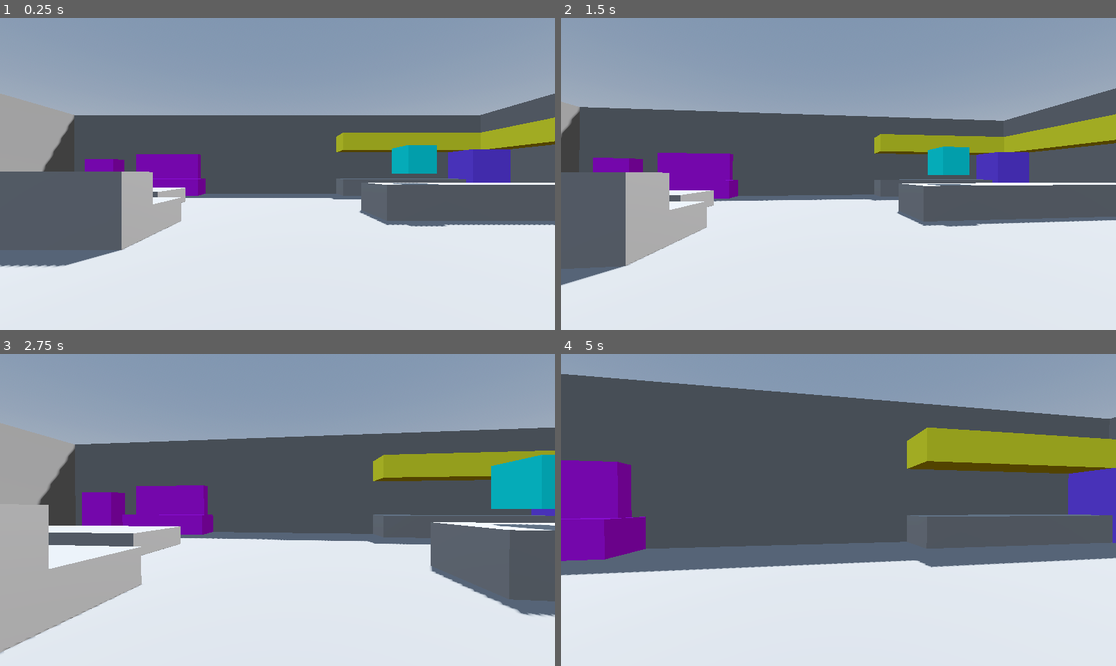
Above: before the commit, frames 1-4 (two rows, left to right).
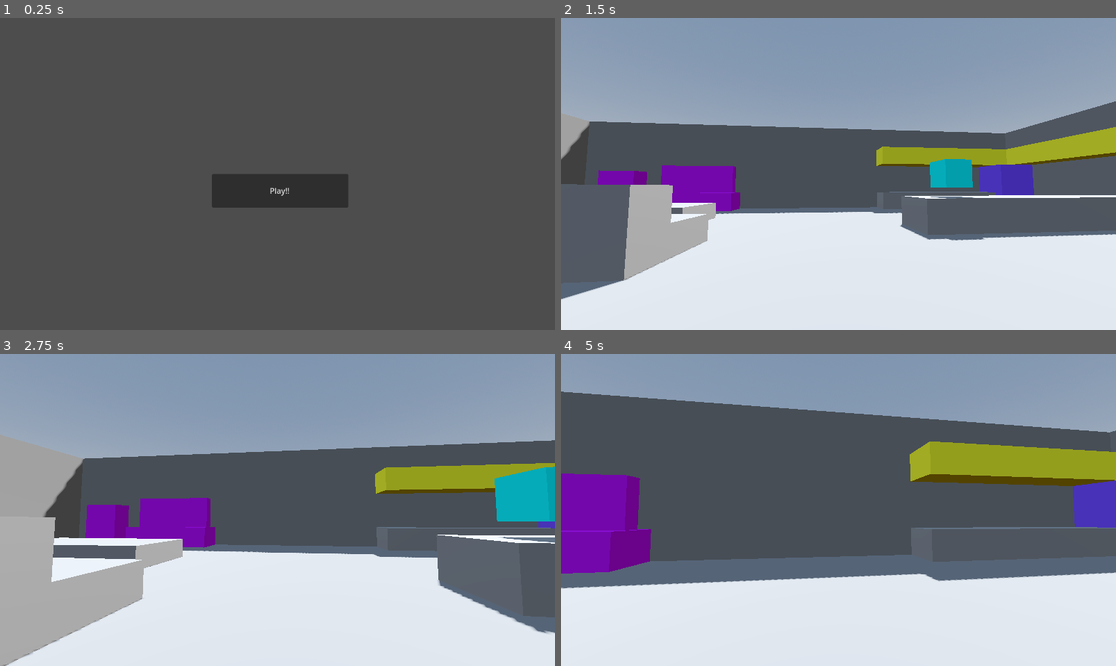
Above: after the commit, the same moments.

Repository: viamill/spooky-jam-2025
Game: Godot game, scene res://src/main_menu.tscn
The game is run twice, just before and just after one commit, with the same random seed, the same clock (stepped at 60 frames per second) and the same inputs. Before the commit the project starts from res://src/game.tscn.
Inputs (mouse positions are in pixels of both pictures, inside the frame that each line leads up to):
- Up to frame 1 (0.25 s): no input
- Up to frame 2 (1.5 s): click (838, 189) at 0.5 s, where only the run after the commit has a clickable "Play!!"; tap Enter at 1.25 s; move the mouse to (866, 174) at 1.27 s; press the mouse at (866, 174) at 1.28 s; hold W (move_forward) from 1.28 s (still down)
- Up to frame 3 (2.75 s): keep holding W (move_forward); move the mouse to (249, 510) at 2.02 s; release the mouse at (249, 510) at 2.03 s; click (249, 510) at 2.1 s
- Up to frame 4 (5 s): keep holding W (move_forward); move the mouse to (849, 503) at 2.77 s; press the mouse at (849, 503) at 2.78 s; move the mouse to (832, 516) at 3.52 s; release the mouse at (832, 516) at 3.53 s; click (832, 516) at 3.6 s; move the mouse to (877, 513) at 4.27 s; press the mouse at (877, 513) at 4.28 s

The runs differ from the first frame. In frame 1, 78% of the frame differs, in the area x 0-100%, y 0-100%; in frame 2, 17%; in frame 3, 18%; in frame 4, 20%.

Commit message:
Created Basic Gameplay Loop

Diff:
--- a/project.godot
+++ b/project.godot
@@ -11,13 +11,14 @@
 [application]
 
 config/name="Spooky Game Jam 25"
-run/main_scene="uid://ctgqoehp6yfro"
+run/main_scene="uid://bpct2or5ccldm"
 config/features=PackedStringArray("4.4", "Forward Plus")
 config/icon="res://icon.svg"
 
 [autoload]
 
 InputStack="*res://src/globals/input_stack.gd"
+GameManager="*res://src/globals/game_manager.gd"
 
 [input]
 
--- a/src/game.gd
+++ b/src/game.gd
@@ -2,7 +2,13 @@
 
 
 @onready var player: Player = $House_Level/Player
-
+@onready var anomaly: GameManager.Anomaly
+var anomaly_cleansed = true
 
 func _ready() -> void:
 	InputStack.register_input_callback(player.handle_input)
+	set_anomaly()
+
+func set_anomaly():
+	anomaly = GameManager.cur_anomaly
+	print(anomaly)
--- /dev/null
+++ b/src/globals/game_manager.gd
@@ -0,0 +1,20 @@
+extends Node
+
+enum Anomaly {NONE, TEST1, TEST2, TEST3}
+enum GhostType {TEST}
+
+var ghost : Ghost
+var cur_anomaly : Anomaly
+
+func start_game():
+	ghost = Ghost.new()
+	cur_anomaly = Anomaly.NONE
+	get_tree().change_scene_to_file("res://src/game.tscn")
+
+func next():
+	var next_anomaly = ghost.anomalies.pop_back()
+	if next_anomaly != null:
+		cur_anomaly = next_anomaly
+		get_tree().change_scene_to_file("res://src/game.tscn")
+	else:
+		print("GAME WIN")
--- /dev/null
+++ b/src/globals/ghost_class.gd
@@ -0,0 +1,16 @@
+class_name Ghost extends Node
+
+var type : GameManager.GhostType
+var anomalies : Array[GameManager.Anomaly]
+
+func _init() -> void:
+	var g_index = randi_range(0, 1)
+	match g_index:
+		0:
+			type = GameManager.GhostType.TEST
+			anomalies = [GameManager.Anomaly.TEST1, GameManager.Anomaly.TEST2, GameManager.Anomaly.TEST3, GameManager.Anomaly.NONE, GameManager.Anomaly.NONE]
+			anomalies.shuffle()
+		1:
+			type = GameManager.GhostType.TEST
+			anomalies = [GameManager.Anomaly.TEST1, GameManager.Anomaly.TEST2, GameManager.Anomaly.TEST3, GameManager.Anomaly.NONE, GameManager.Anomaly.NONE]
+			anomalies.shuffle()
--- /dev/null
+++ b/src/interactables/bed.gd
@@ -0,0 +1,9 @@
+extends Interactable
+
+@onready var game = get_tree().current_scene
+
+func interact() -> void:
+	if game.anomaly_cleansed:
+		GameManager.next()
+	else:
+		print("GAME LOSS")
--- a/src/interactables/interactable.gd
+++ b/src/interactables/interactable.gd
@@ -1,6 +1,5 @@
 class_name Interactable
 extends StaticBody3D
 
-
 func interact() -> void:
 	pass
--- /dev/null
+++ b/src/main_menu.gd
@@ -0,0 +1,4 @@
+extends Control
+
+func _on_button_pressed() -> void:
+	GameManager.start_game()
--- /dev/null
+++ b/src/main_menu.tscn
@@ -0,0 +1,22 @@
+[gd_scene load_steps=2 format=3 uid="uid://bpct2or5ccldm"]
+
+[ext_resource type="Script" uid="uid://bceobr2f4swe5" path="res://src/main_menu.gd" id="1_guuao"]
+
+[node name="MainMenu" type="Control"]
+layout_mode = 3
+anchors_preset = 15
+anchor_right = 1.0
+anchor_bottom = 1.0
+grow_horizontal = 2
+grow_vertical = 2
+script = ExtResource("1_guuao")
+
+[node name="Button" type="Button" parent="."]
+layout_mode = 0
+offset_left = 440.0
+offset_top = 324.0
+offset_right = 723.0
+offset_bottom = 394.0
+text = "Play!!"
+
+[connection signal="pressed" from="Button" to="." method="_on_button_pressed"]
--- a/temp/House_Level.tscn
+++ b/temp/House_Level.tscn
@@ -1,5 +1,6 @@
-[gd_scene load_steps=15 format=3 uid="uid://dm8dfgpnif46k"]
-
+[gd_scene load_steps=17 format=3 uid="uid://dm8dfgpnif46k"]
+
+[ext_resource type="Script" uid="uid://c3esvx2w4ns55" path="res://src/interactables/bed.gd" id="1_rwo1n"]
 [ext_resource type="PackedScene" uid="uid://cm37go1q8bkqv" path="res://temp/interactable_box.tscn" id="1_tv6ml"]
 
 [sub_resource type="ProceduralSkyMaterial" id="ProceduralSkyMaterial_q2pfp"]
@@ -39,6 +40,9 @@
 [sub_resource type="StandardMaterial3D" id="StandardMaterial3D_jgtvh"]
 albedo_color = Color(1, 0.63, 0.26, 1)
 
+[sub_resource type="BoxShape3D" id="BoxShape3D_rwo1n"]
+size = Vector3(6.0112, 1.40472, 8.46552)
+
 [sub_resource type="StandardMaterial3D" id="StandardMaterial3D_tv6ml"]
 albedo_color = Color(0.44, 0.325307, 0.0352, 1)
 
@@ -233,15 +237,22 @@
 transform = Transform3D(1, 0, 0, 0, 0.8, 0, 0, 0, 1, -9, 0.85, 9.5)
 use_collision = true
 
-[node name="Bed" type="CSGBox3D" parent="HouseDesign/Sleeping"]
+[node name="Bed" type="StaticBody3D" parent="HouseDesign/Sleeping"]
+script = ExtResource("1_rwo1n")
+
+[node name="Bed" type="CSGBox3D" parent="HouseDesign/Sleeping/Bed"]
 transform = Transform3D(1, 0, 0, 0, 1, 0, 0, 0, 1, -0.5, 0.25, 1.75)
 size = Vector3(6, 1.5, 8.5)
 material = SubResource("StandardMaterial3D_jgtvh")
 
 [node name="CSGBox3D" type="CSGBox3D" parent="HouseDesign/Sleeping/Bed"]
-transform = Transform3D(1, 0, 0, 0, 1, 0, 0, 0, 1, 0, 0.75, 3.25)
+transform = Transform3D(1, 0, 0, 0, 1, 0, 0, 0, 1, -0.5, 1, 5)
 size = Vector3(4, 0.5, 1.5)
 material = SubResource("StandardMaterial3D_jgtvh")
+
+[node name="CollisionShape3D" type="CollisionShape3D" parent="HouseDesign/Sleeping/Bed"]
+transform = Transform3D(1, 0, 0, 0, 1, 0, 0, 0, 1, -0.491074, 0.308746, 1.72397)
+shape = SubResource("BoxShape3D_rwo1n")
 
 [node name="Nightstand" type="CSGBox3D" parent="HouseDesign/Sleeping"]
 transform = Transform3D(1, 0, 0, 0, 1, 0, 0, 0, 1, -4.75, 0.25, 5)
Not shown, added: src/globals/game_manager.gd.uid
Not shown, added: src/globals/ghost_class.gd.uid
Not shown, added: src/interactables/bed.gd.uid
Not shown, added: src/main_menu.gd.uid
